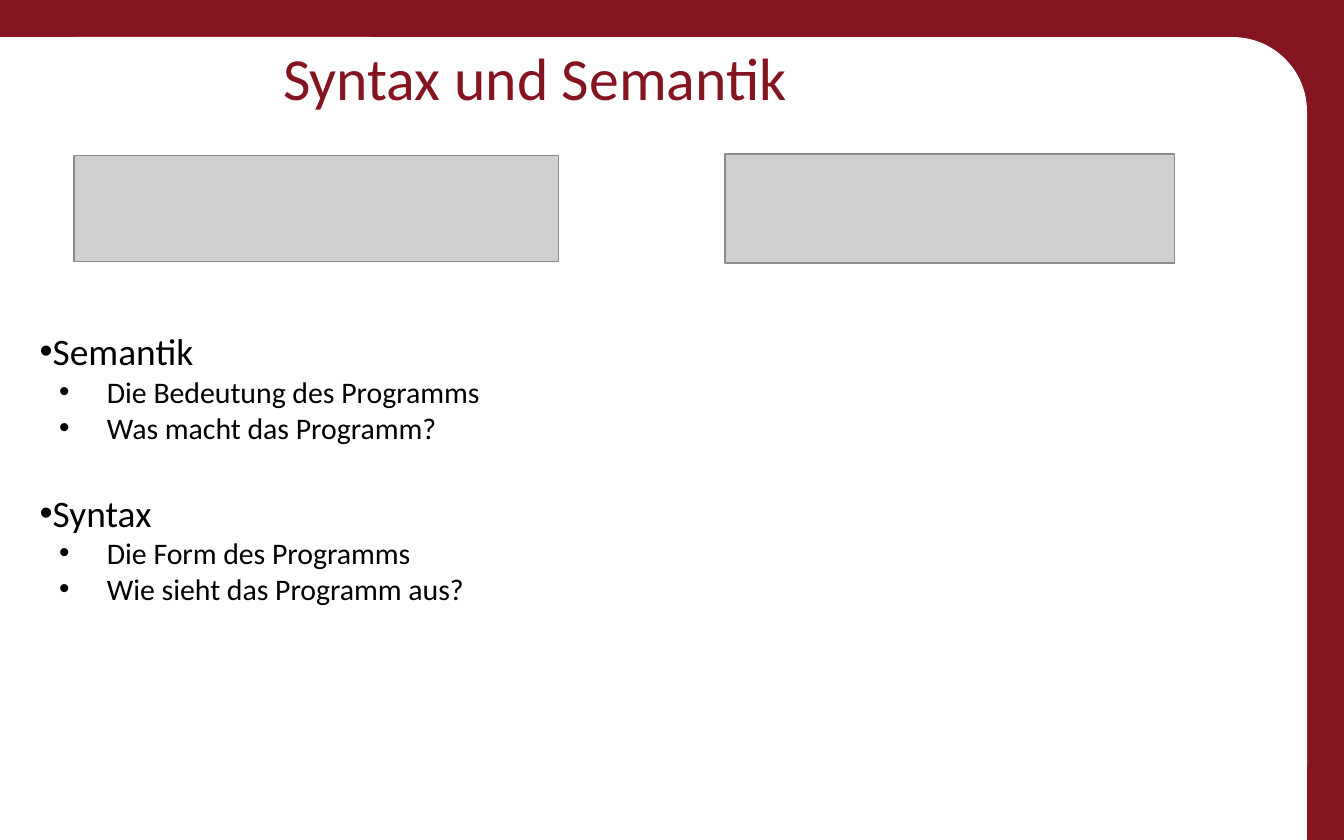
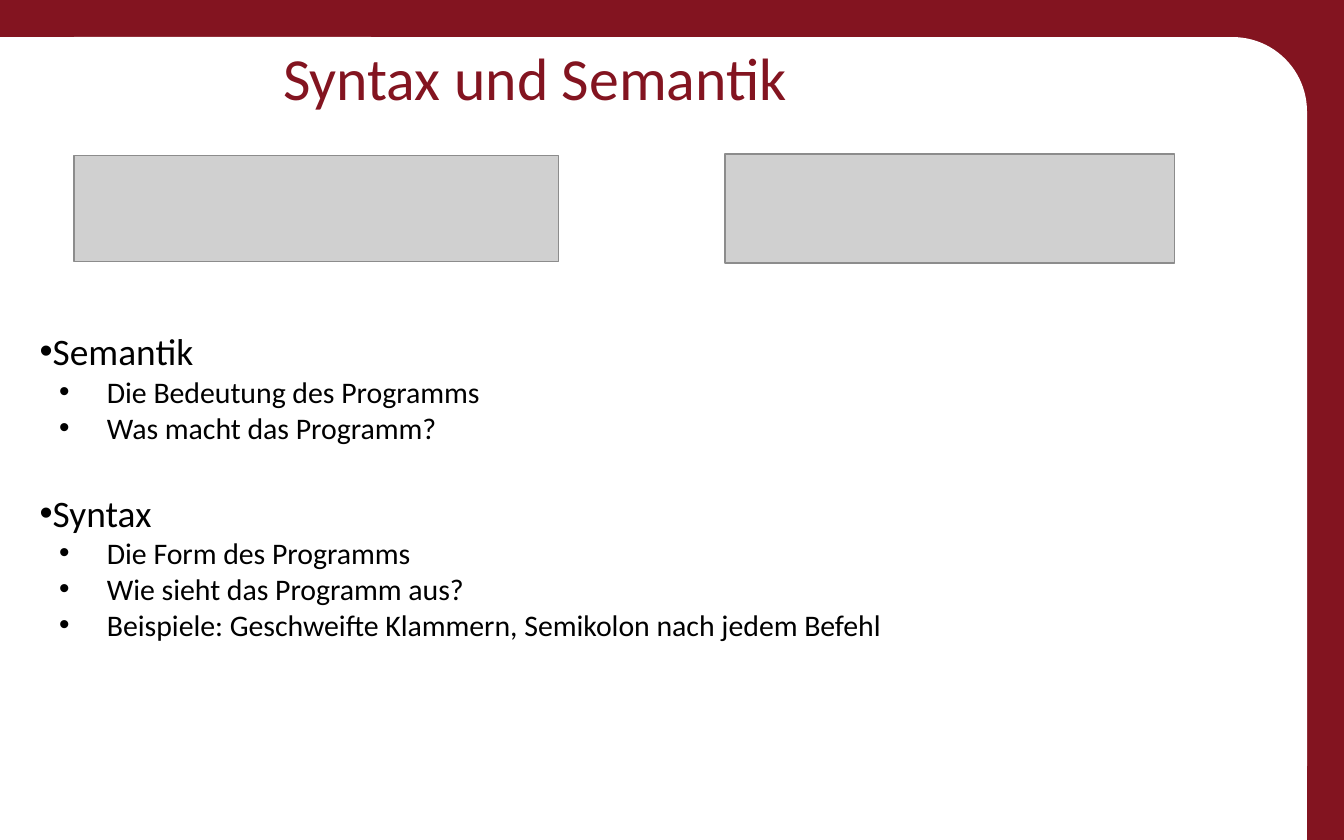
Before and after one commit to Roboscope/java-with-nao, a slide deck: slide 8 of Präsentationen/Anfänger - Java mit NAO.pptx. Drawn at 1344x840 pixels with LibreOffice and Linux fonts; fonts in the diff are those of the drawing; grey boxes stand for pictures; background and template pictures are left out. Boxes give left, top, right and bottom in pixels: in the first picture for what was removed or moved away, otherwise in the second. Text is boxed around its words. In the diff, an @@ line names an element or a change of style, - is before the commit and + after.

```diff
--- a/Präsentationen/Anfänger - Java mit NAO.pptx
+++ b/Präsentationen/Anfänger - Java mit NAO.pptx
@@ text at [107, 615, 880, 641]: paragraph added @@
+  • Beispiele: Geschweifte Klammern, Semikolon nach jedem Befehl
```
Also in this commit, not shown: 10 other slides changed, 6 slides added, 6 other files.
